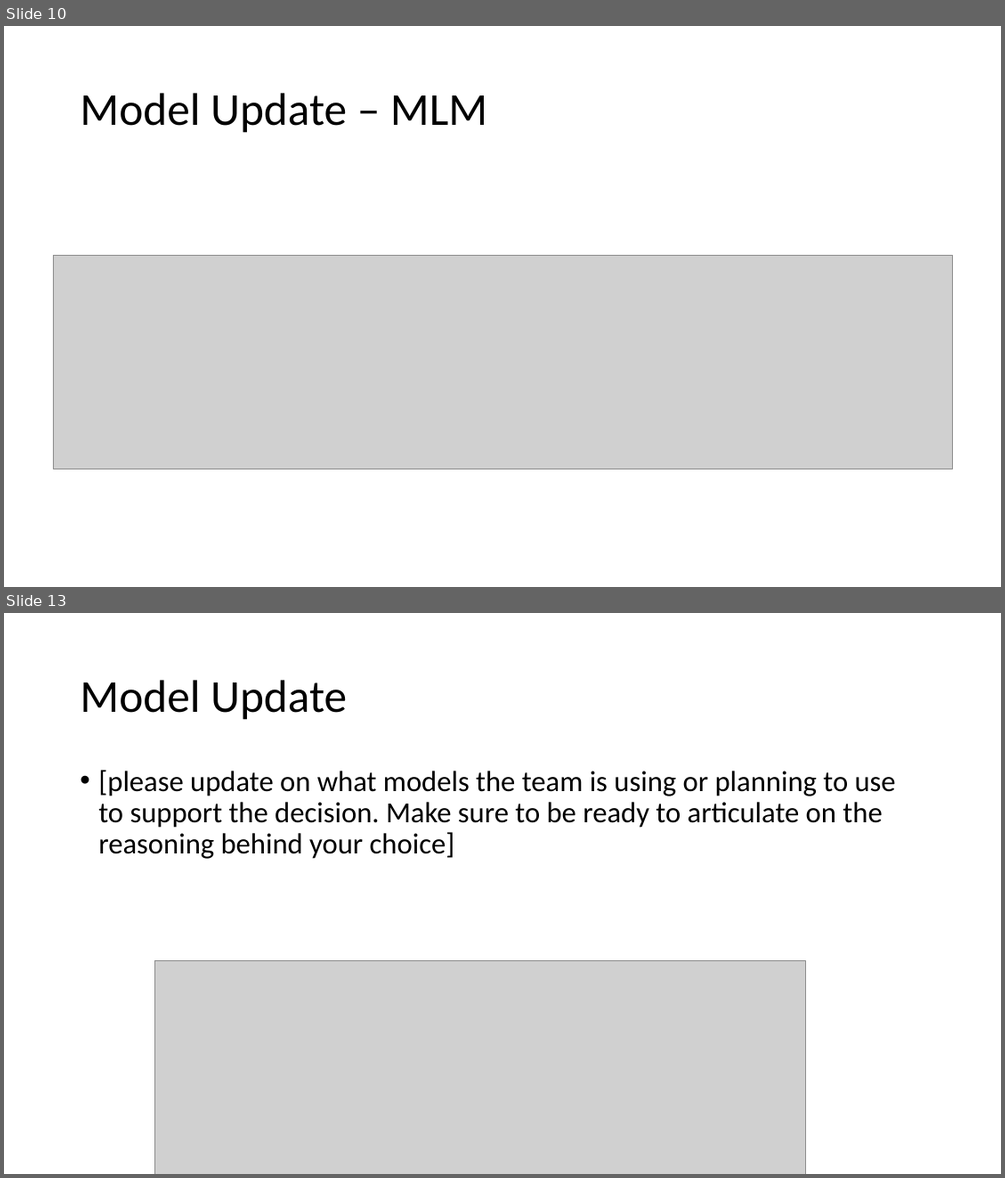
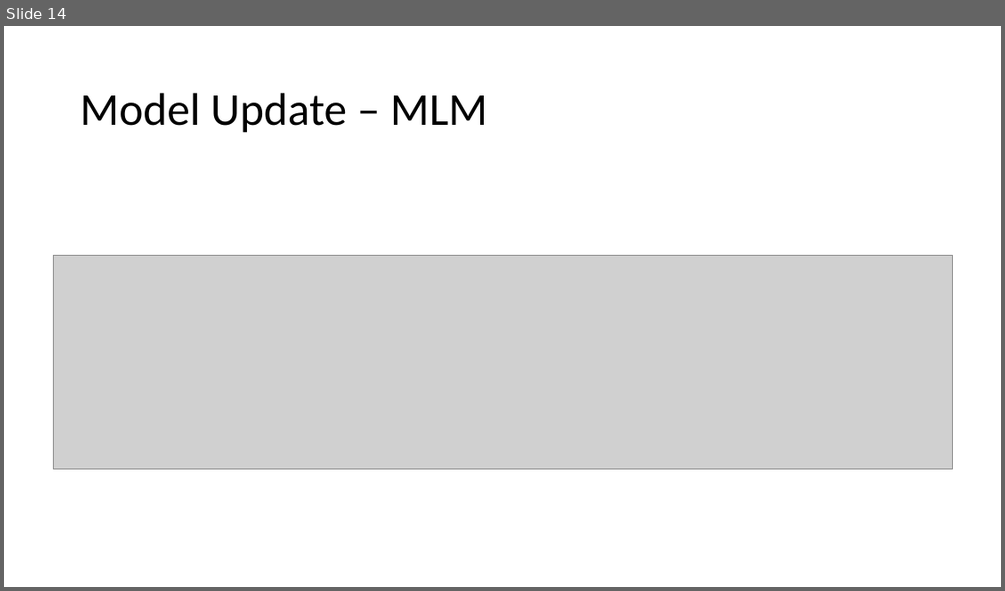
Before and after one commit to donaldsonm731/Asthma_Prediction, a slide deck: Mid_Semester_Pres.pptx. Shown one above the other, each under a label of ours: slides 10 and 13 before the commit, slide 14 after it; the slides between them are not shown. The pictures are 1005x1178 and 1005x591 pixels, drawn with LibreOffice and Linux fonts; fonts in the diff are those of the drawing; grey boxes stand for pictures. Boxes give left, top, right and bottom in pixels: in the first picture for what was removed or moved away, otherwise in the second. Text is boxed around its words. In the diff, an @@ line names an element or a change of style, - is before the commit and + after.

```diff
--- a/Mid_Semester_Pres.pptx
+++ b/Mid_Semester_Pres.pptx
@@ slide 13 removed at bbox=[4, 613, 1001, 1174], background #FFFFFF @@
@@ title removed at bbox=[80, 680, 347, 720] @@
-Model Update
@@ text removed at bbox=[98, 770, 896, 859] @@
-• [please update on what models the team is using or planning to use to support the decision. Make sure to be ready to articulate on the reasoning behind your choice]
@@ picture removed at bbox=[155, 961, 805, 1174] @@
@@ what was slide 10 is now slide 14 @@
```
Also in this commit, not shown: 8 slides changed, 1 slide added.
